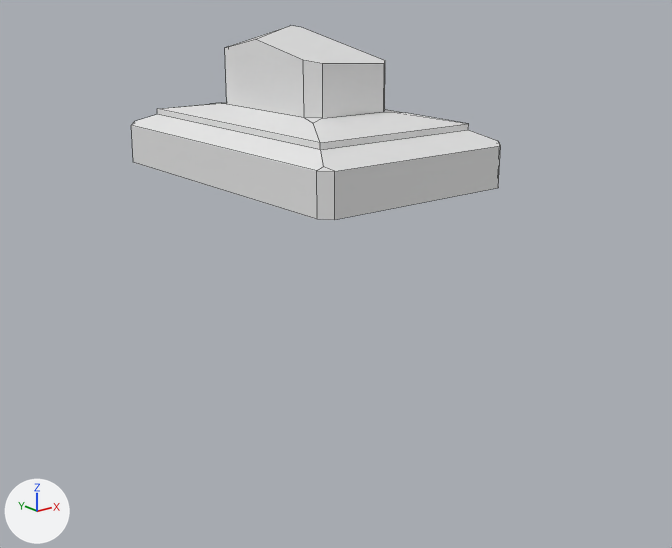
Before and after pictures for a commit that changed the FBX model Client/UnityProject/Assets/EntityArts/Boxes/LowStoneGuardrailBox/LowStoneGuardrailBroken.fbx.
Before and after are seen from a 50 mm lens placed at (-3.25, -4.35, 1.07), pointed at (0.07, -0.2, -0.59). Arrows for +X, +Y and +Z are at lower left; the lights stay in place. Mesh edges are drawn as thin lines.

Script lines for the objects in view, before the commit:
```python
me_cube_188 = bpy.data.meshes.new('Cube.188')
me_cube_188.from_pydata(...)  # 50 vertices, 39 faces; spans x -0.63..0.63, y -1.0..1.0, z 0.0..0.82
ob_handrailbroken = bpy.data.objects.new('handrailbroken', me_cube_188)
ob_handrailbroken.location = (0.0, 0.0, 0.0)
```
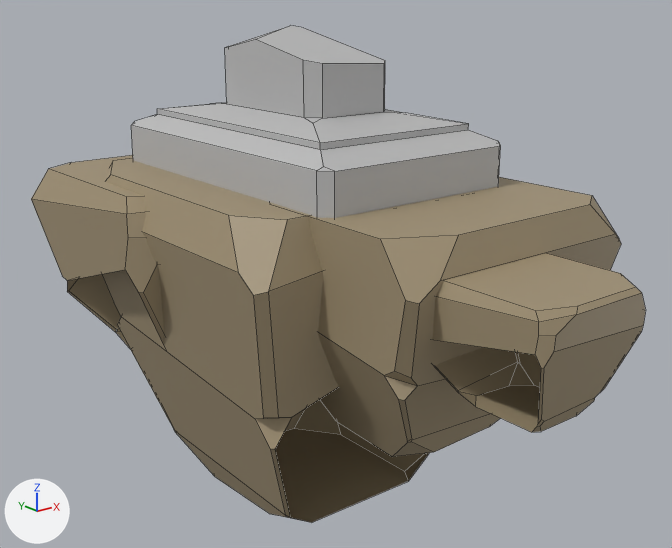
Pixel boxes [x1, y1, x2, y2] of what changed, in the pictures (672 x 548 px):
```json
{"object": "handrailbroken", "change": "reshaped", "before": [131, 26, 501, 220], "after": [31, 26, 646, 523], "on screen": "66% wider, 155% taller"}
{"part": 1, "of": "me_cube_188", "change": "added", "after": [432, 253, 646, 432]}
{"part": 2, "of": "me_cube_188", "change": "added", "after": [102, 158, 429, 523]}
{"part": 3, "of": "me_cube_188", "change": "added", "after": [308, 177, 621, 457]}
{"part": 4, "of": "me_cube_188", "change": "added", "after": [31, 155, 164, 347]}
{"part": 5, "of": "me_cube_188", "change": "recoloured", "before": [131, 26, 501, 218], "after": [131, 26, 501, 218], "on screen": "white to grey"}
```

Scene script edits in JSON lines:
```json
{"op": "add", "block": "mat_lambert2", "code": ["mat_lambert2 = principled_material('lambert2')", "mat_lambert2.base_color = (0.5, 0.5, 0.5)  # grey #bcbcbc", "mat_lambert2.roughness = 0.553"]}
{"op": "add", "block": "mat_lambert2_001", "code": ["mat_lambert2_001 = principled_material('lambert2.001')", "mat_lambert2_001.base_color = (0.359, 0.288, 0.178)  # beige #a29275", "mat_lambert2_001.roughness = 0.553"]}
{"block": "me_cube_188", "where": "# used by ob_handrailbroken; location = (0.0, 0.0, 0.0)"}
{"op": "remove", "block": "me_cube_188", "code": "me_cube_188.from_pydata(...)  # 50 vertices, 39 faces; spans x -0.63..0.63, y -1.0..1.0, z 0.0..0.82"}
{"op": "add", "block": "me_cube_188", "code": "me_cube_188.from_pydata(...)  # 390 vertices, 229 faces; spans x -1.15..0.99, y -2.24..2.09, z -1.97..0.82"}
{"block": "me_cube_188", "change": "me_cube_188 part 1: a new loose piece of 68 vertices spanning x -0.52..0.21, y -2.24..-1.35, z -0.76..-0.16, in mat_lambert2_001 (beige #a19275)"}
{"block": "me_cube_188", "change": "me_cube_188 part 2: a new loose piece of 68 vertices spanning x -1.03..0.99, y -1.0..1.03, z -1.97..0.01, in mat_lambert2_001 (beige #a19275)"}
{"block": "me_cube_188", "change": "me_cube_188 part 3: a new loose piece of 68 vertices spanning x -0.66..0.86, y -1.65..-0.14, z -1.27..0.01, in mat_lambert2_001 (beige #a19275)"}
{"block": "me_cube_188", "change": "me_cube_188 part 4: a new loose piece of 68 vertices spanning x -1.15..0.92, y 0.0..1.4, z -1.22..-0.03, in mat_lambert2_001 (beige #a19275)"}
{"block": "me_cube_188", "change": "me_cube_188 part 5: 39 faces spanning x -0.63..0.63, y -1.0..1.0, z 0.0..0.82 switch from no material to mat_lambert2 (grey #bcbcbc)"}
{"op": "add", "block": "me_cube_188", "code": "me_cube_188.materials.append(mat_lambert2_001)  # beige #a29275"}
```
